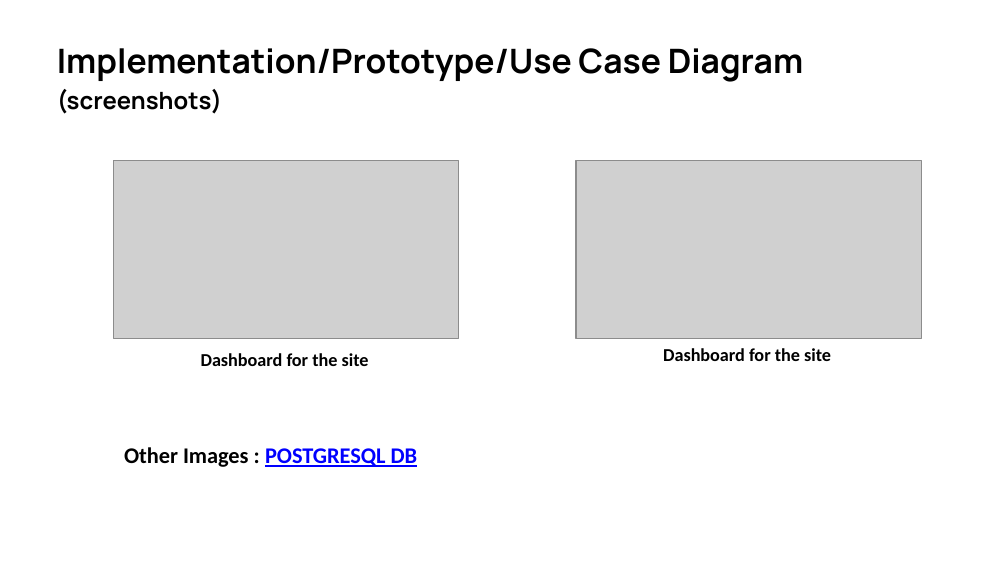
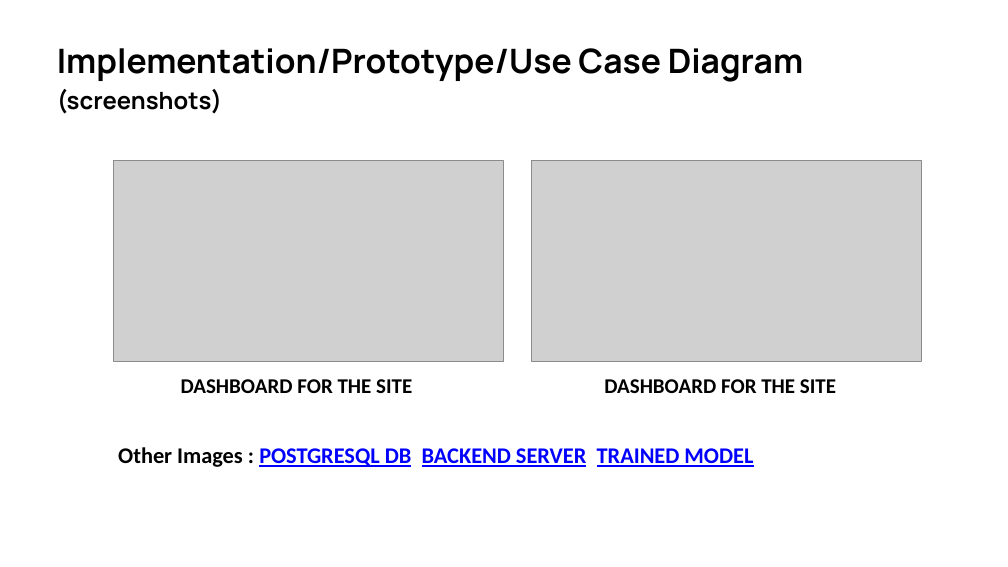
Before and after one commit to CMPN-CODECELL/Syrus2025_OpenInnovation_AIDIDMYCODE, a slide deck: slide 5 of PPT_AIDIDMYCODE_C1.pptx. Drawn at 1008x567 pixels with LibreOffice and Linux fonts; fonts in the diff are those of the drawing; grey boxes stand for pictures; background and template pictures are left out. Boxes give left, top, right and bottom in pixels: in the first picture for what was removed or moved away, otherwise in the second. Text is boxed around its words. In the diff, an @@ line names an element or a change of style, - is before the commit and + after.

```diff
--- a/PPT_AIDIDMYCODE_C1.pptx
+++ b/PPT_AIDIDMYCODE_C1.pptx
@@ picture: place and size @@
-picture at (114, 161, 459, 339)
+picture at (114, 161, 504, 363)
@@ picture: place and size @@
-picture at (576, 161, 921, 339)
+picture at (531, 161, 921, 362)
@@ text at (181, 379, 412, 393): text changed; size 13 to 15 pt @@
-Dashboard for the site
+DASHBOARD FOR THE SITE
@@ text at (604, 379, 836, 393): text changed; size 13 to 15 pt @@
-Dashboard for the site
+DASHBOARD FOR THE SITE
@@ text at (118, 447, 753, 467): text changed; text colour #000000 to #0000FF @@
-Other Images : POSTGRESQL DB
+Other Images : POSTGRESQL DB BACKEND SERVER TRAINED MODEL
```
Also in this commit, not shown: 3 other slides changed.
